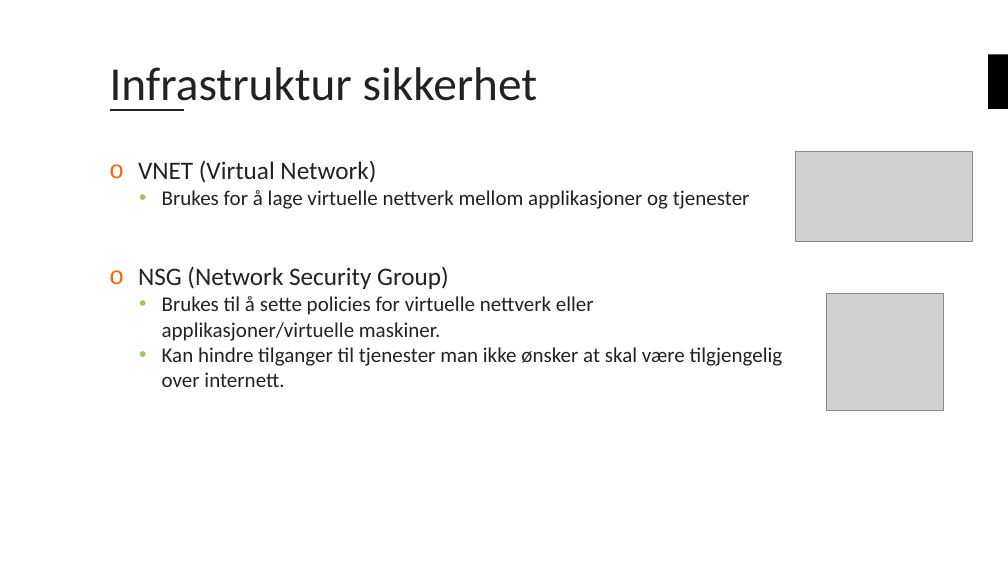
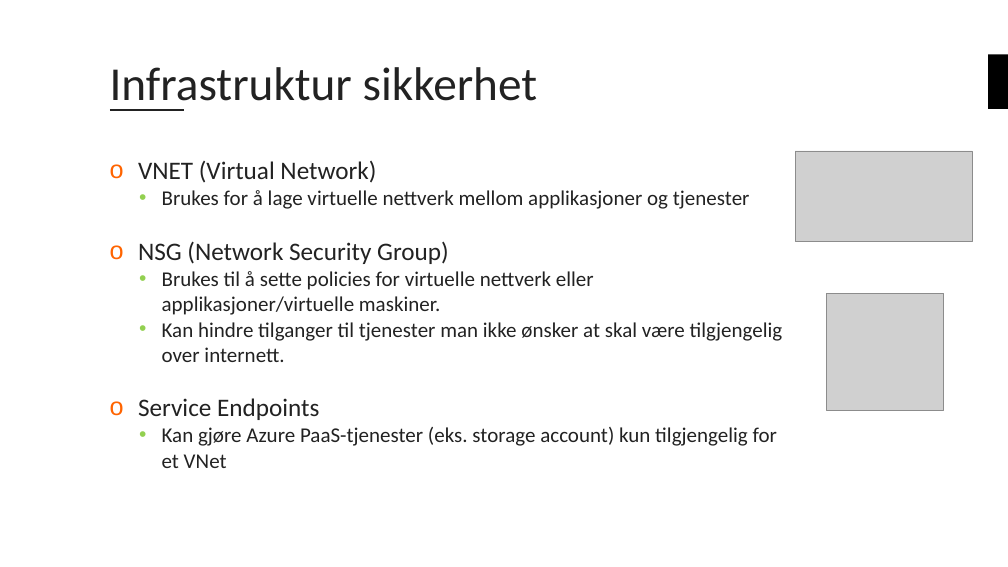
Before and after one commit to bouvet/azure-workshops, a slide deck: slide 22 of Workshop_3/Presentasjon/Azureskolen-Workshop#3.pptx (slide 16 before the commit). Drawn at 1008x567 pixels with LibreOffice and Linux fonts; fonts in the diff are those of the drawing; grey boxes stand for pictures; background and template pictures are left out. Boxes give left, top, right and bottom in pixels: in the first picture for what was removed or moved away, otherwise in the second. Text is boxed around its words. In the diff, an @@ line names an element or a change of style, - is before the commit and + after.

```diff
--- a/Workshop_3/Presentasjon/Azureskolen-Workshop#3.pptx
+++ b/Workshop_3/Presentasjon/Azureskolen-Workshop#3.pptx
@@ text at (x1=138, y1=398, x2=777, y2=468): paragraphs added @@
+o Service Endpoints
+  • Kan gjøre Azure PaaS-tjenester (eks. storage account) kun tilgjengelig for et VNet
```
Also in this commit, not shown: 7 other slides changed, 7 slides added, 3 other files.
